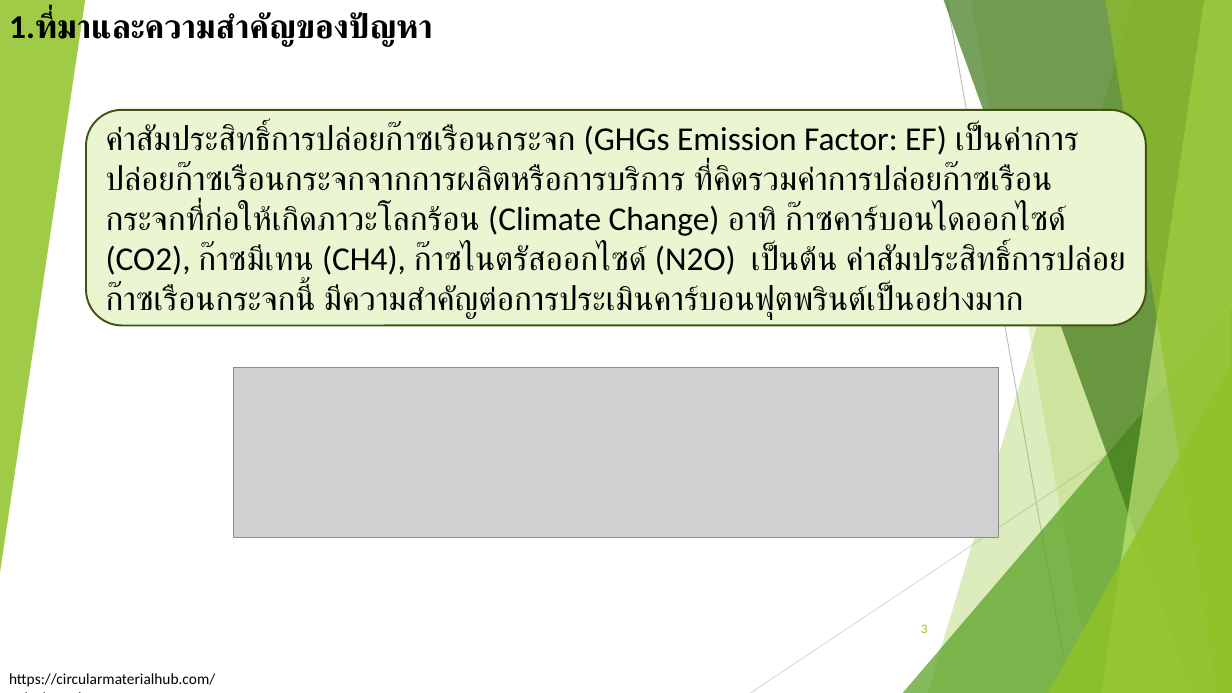
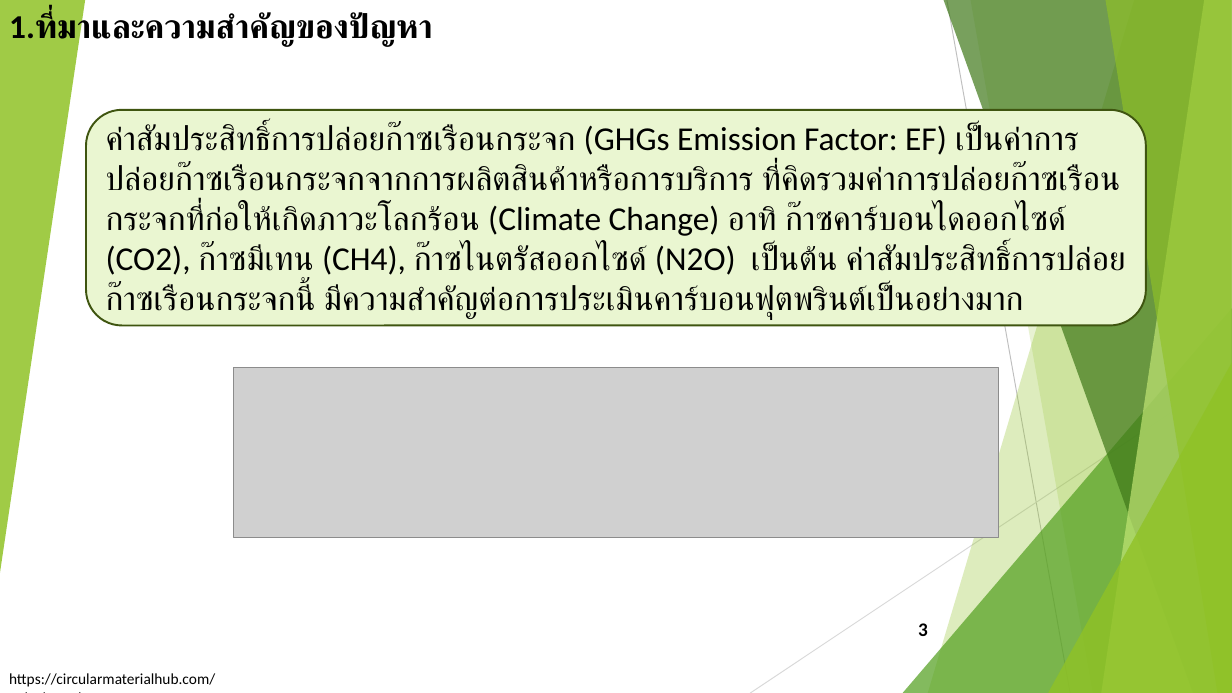
Before and after one commit to nanutnutna/thesis_ef, a slide deck: slide 3 of proposal/Proposal_v4 - Copy.pptx. Drawn at 1232x693 pixels with LibreOffice and Linux fonts; fonts in the diff are those of the drawing; grey boxes stand for pictures. Boxes give left, top, right and bottom in pixels: in the first picture for what was removed or moved away, otherwise in the second. Text is boxed around its words. In the diff, an @@ line names an element or a change of style, - is before the commit and + after.

```diff
--- a/proposal/Proposal_v4 - Copy.pptx
+++ b/proposal/Proposal_v4 - Copy.pptx
@@ text in rounded rectangle at [106, 125, 1126, 320]: text changed @@
-ค่าสัมประสิทธิ์การปล่อยก๊าซเรือนกระจก (GHGs Emission Factor: EF) เป็นค่าการปล่อยก๊าซเรือนกระจกจากการผลิตหรือการบริการ ที่คิดรวมค่าการปล่อยก๊าซเรือนกระจกที่ก่อให้เกิดภาวะโลกร้อน (Climate Change) อาทิ ก๊าซคาร์บอนไดออกไซด์ (CO2), ก๊าซมีเทน (CH4), ก๊าซไนตรัสออกไซด์ (N2O) เป็นต้น ค่าสัมประสิทธิ์การปล่อยก๊าซเรือนกระจกนี้ มีความสำคัญต่อการประเมินคาร์บอนฟุตพรินต์เป็นอย่างมาก
+ค่าสัมประสิทธิ์การปล่อยก๊าซเรือนกระจก (GHGs Emission Factor: EF) เป็นค่าการปล่อยก๊าซเรือนกระจกจากการผลิตสินค้าหรือการบริการ ที่คิดรวมค่าการปล่อยก๊าซเรือนกระจกที่ก่อให้เกิดภาวะโลกร้อน (Climate Change) อาทิ ก๊าซคาร์บอนไดออกไซด์ (CO2), ก๊าซมีเทน (CH4), ก๊าซไนตรัสออกไซด์ (N2O) เป็นต้น ค่าสัมประสิทธิ์การปล่อยก๊าซเรือนกระจกนี้ มีความสำคัญต่อการประเมินคาร์บอนฟุตพรินต์เป็นอย่างมาก
@@ page number at [918, 623, 928, 636]: size 9 to 15 pt, font Lato to Calibri, text colour #90C226 to #000000, bold on @@
```
Also in this commit, not shown: 3 other slides changed, 2 slides added, 1 other file.
